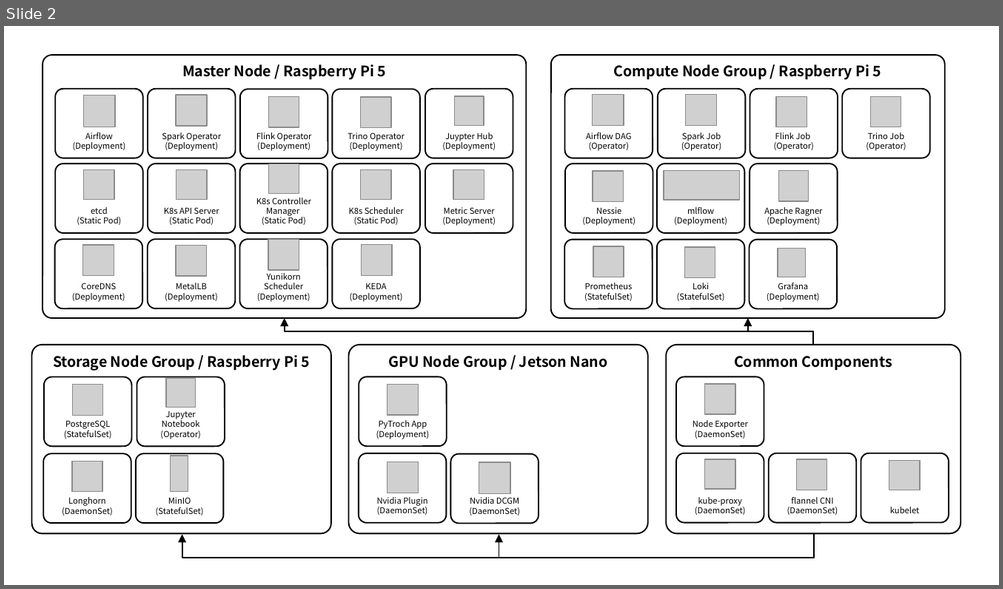
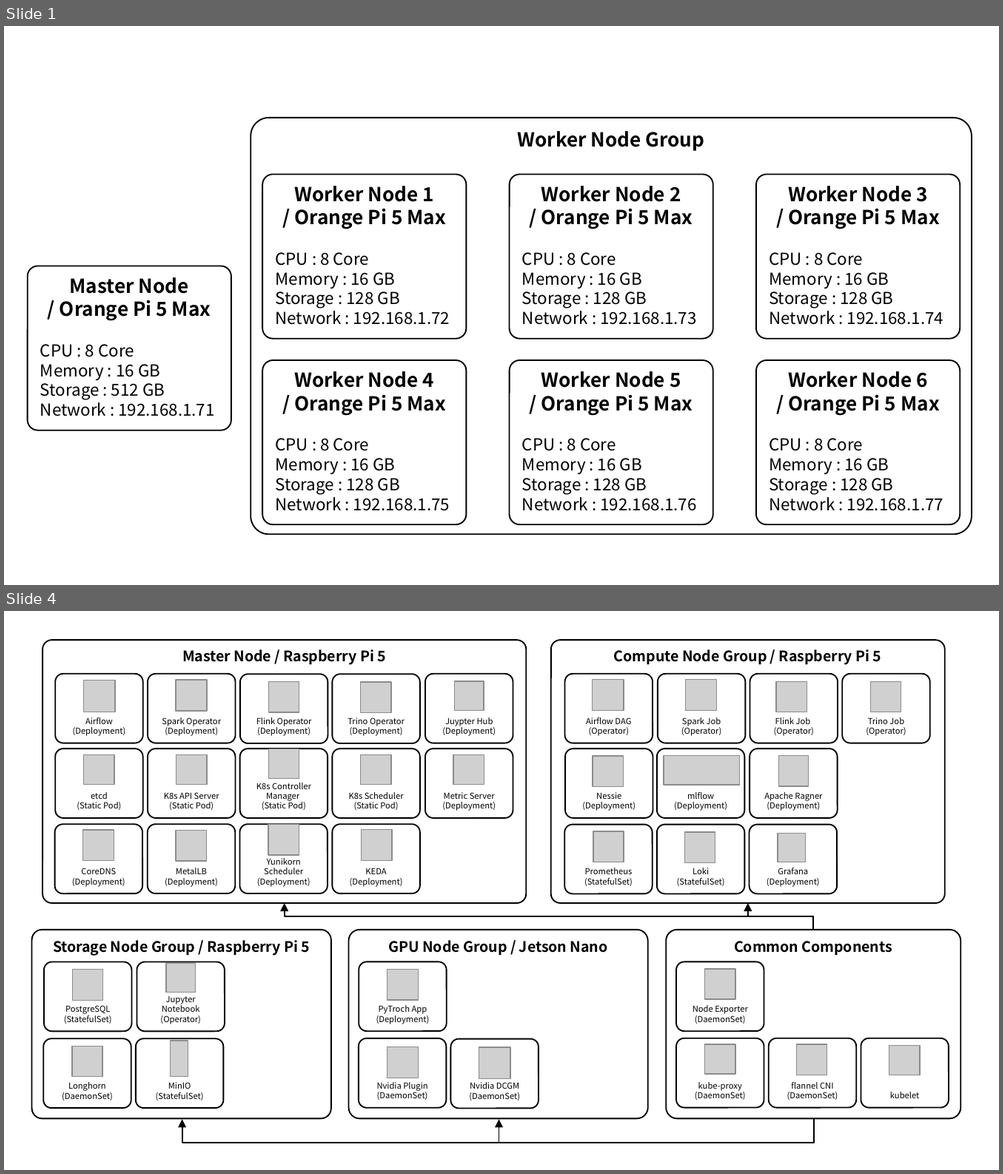
Before and after one commit to ssup2/blog-software, a slide deck: content/docs/record/kubernetes-data-platform-orangepi-cluster/images/images.pptx. Shown one above the other, each under a label of ours: slide 2 before the commit, slides 1 and 4 after it; the slides between them are not shown. The pictures are 1003x589 and 1003x1174 pixels, drawn with LibreOffice and Linux fonts; fonts in the diff are those of the drawing; grey boxes stand for pictures. Boxes give left, top, right and bottom in pixels: in the first picture for what was removed or moved away, otherwise in the second. Text is boxed around its words. In the diff, an @@ line names an element or a change of style, - is before the commit and + after.

```diff
--- a/content/docs/record/kubernetes-data-platform-orangepi-cluster/images/images.pptx
+++ b/content/docs/record/kubernetes-data-platform-orangepi-cluster/images/images.pptx
@@ slide 1 added at [4, 26, 999, 585], background #FFFFFF @@
@@ rounded rectangle added at [250, 118, 970, 534], outline #000000 1 pt, 14 pt, text #000000, bold @@
+Worker Node Group
@@ rounded rectangle added at [262, 174, 466, 338], outline #000000 1 pt, 12 pt, text #000000 @@
+Worker Node 1
+/ Orange Pi 5 Max
+CPU : 8 Core
+Memory : 16 GB
+Storage : 128 GB
+Network : 192.168.1.72
@@ rounded rectangle added at [509, 174, 713, 338], outline #000000 1 pt, 12 pt, text #000000 @@
+Worker Node 2
+/ Orange Pi 5 Max
+CPU : 8 Core
+Memory : 16 GB
+Storage : 128 GB
+Network : 192.168.1.73
@@ rounded rectangle added at [756, 174, 960, 338], outline #000000 1 pt, 12 pt, text #000000 @@
+Worker Node 3
+/ Orange Pi 5 Max
+CPU : 8 Core
+Memory : 16 GB
+Storage : 128 GB
+Network : 192.168.1.74
@@ rounded rectangle added at [28, 266, 232, 430], outline #000000 1 pt, 12 pt, text #000000 @@
+Master Node
+/ Orange Pi 5 Max
+CPU : 8 Core
+Memory : 16 GB
+Storage : 512 GB
+Network : 192.168.1.71
@@ rounded rectangle added at [262, 360, 466, 524], outline #000000 1 pt, 12 pt, text #000000 @@
+Worker Node 4
+/ Orange Pi 5 Max
+CPU : 8 Core
+Memory : 16 GB
+Storage : 128 GB
+Network : 192.168.1.75
@@ rounded rectangle added at [509, 360, 713, 524], outline #000000 1 pt, 12 pt, text #000000 @@
+Worker Node 5
+/ Orange Pi 5 Max
+CPU : 8 Core
+Memory : 16 GB
+Storage : 128 GB
+Network : 192.168.1.76
@@ rounded rectangle added at [756, 360, 960, 524], outline #000000 1 pt, 12 pt, text #000000 @@
+Worker Node 6
+/ Orange Pi 5 Max
+CPU : 8 Core
+Memory : 16 GB
+Storage : 128 GB
+Network : 192.168.1.77
@@ what was slide 2 is now slide 4 @@
```
Also in this commit, not shown: 1 other slide added, 5 other files.
